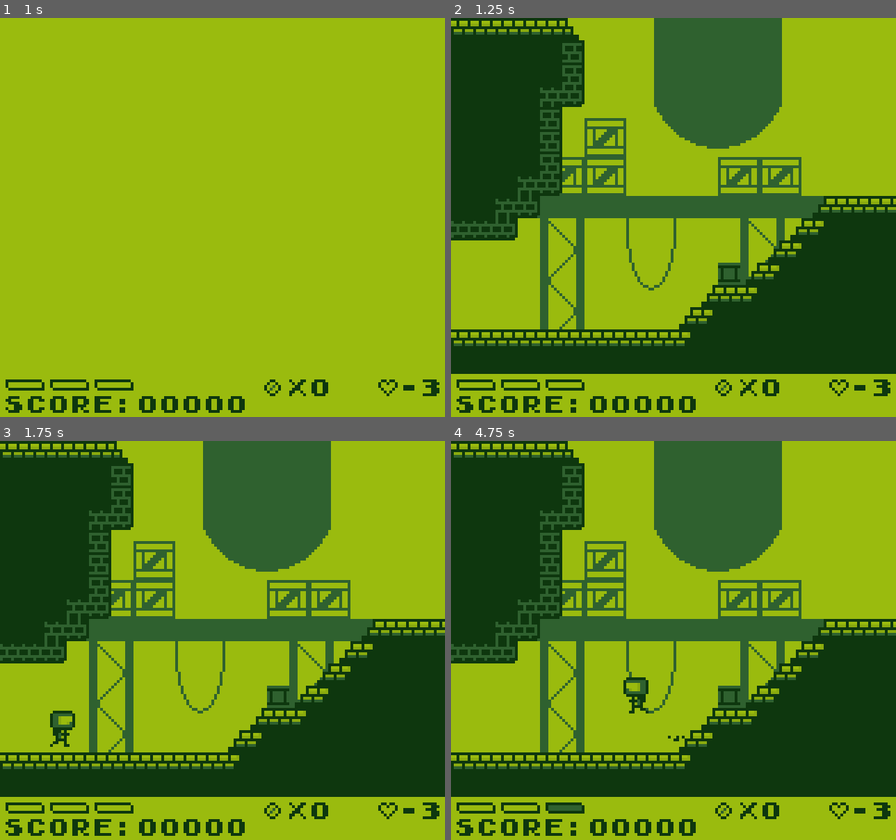
Above: before the commit, frames 1-4 (two rows, left to right).
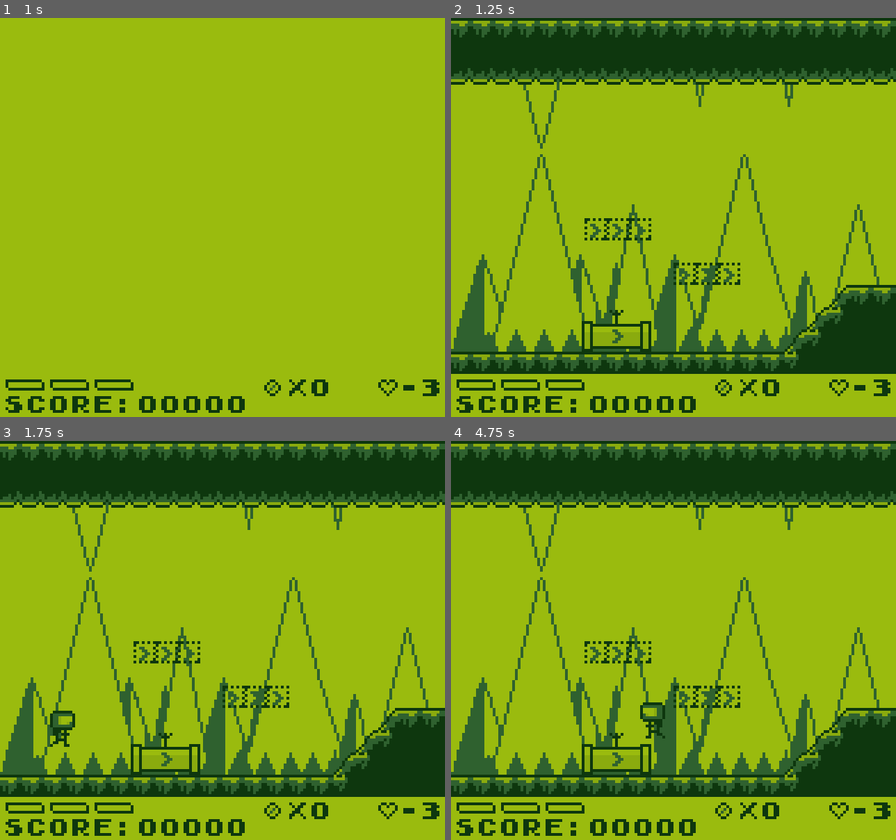
Above: after the commit, the same moments.

Repository: AlanRostem/TurboTrooper
Game: Godot game, scene res://scenes/main/Main.tscn
Two runs of this game, one before a commit and one after it. Both use one fixed random seed, a clock stepped at 60 frames per second and the inputs below. Sound files missing from this copy of the repository are replaced by a short silence.
Inputs:
- Up to frame 1 (1 s): tap Enter (pause) at 0.5 s; hold D (move_right) from 0.53 s (still down); tap S (aim_down) at 0.6 s; tap Space (jump) at 0.77 s
- Up to frame 2 (1.25 s): keep holding D (move_right)
- Up to frame 3 (1.75 s): keep holding D (move_right); tap W (aim_up) at 1.35 s; tap Space (jump) at 1.52 s
- Up to frame 4 (4.75 s): release D (move_right) at 2.03 s; hold A (move_left) 2.03-2.78 s; tap K (fire) at 2.1 s; hold D (move_right) 2.78-4.28 s; tap E (select) at 2.85 s; tap Space (jump) at 3.02, 3.77, 4.52 s; tap S (aim_down) at 3.6 s; hold A (move_left) from 4.28 s (still down); tap W (aim_up) at 4.35 s

Frame 1 is identical in both runs. In frame 2, 50% of the frame differs, in the area x 0-100%, y 0-89%; in frame 3, 50%; in frame 4, 50%, in the area x 0-100%, y 0-93%.

Commit message:
speedblock change

Diff:
--- a/project/scenes/game/level/levels/FactoryLevelTest.tscn
+++ b/project/scenes/game/level/levels/FactoryLevelTest.tscn
@@ -43,16 +43,10 @@
 [node name="MovingSpikeHazard" parent="GameWorld/EntityPool" index="1" instance=ExtResource( 4 )]
 position = Vector2( 432, 40 )
 
-[node name="ArrowSprite" parent="GameWorld/EscapeArea" index="2"]
-frame = 0
-
 [node name="SecretEscapePoint" parent="GameWorld" index="7"]
 position = Vector2( 744, 120 )
 
-[node name="ArrowSprite" parent="GameWorld/SecretEscapePoint" index="1"]
-frame = 1
-
-[node name="CheckPoint" parent="." index="6"]
+[node name="CheckPoint" parent="." index="2"]
 position = Vector2( 536, 104 )
 
 [editable path="GameWorld"]
--- a/project/scenes/game/level/levels/FirstLevel.tscn
+++ b/project/scenes/game/level/levels/FirstLevel.tscn
@@ -1,8 +1,7 @@
-[gd_scene load_steps=8 format=2]
+[gd_scene load_steps=7 format=2]
 
 [ext_resource path="res://scenes/game/world/environment/LaunchPad.tscn" type="PackedScene" id=1]
 [ext_resource path="res://scenes/game/level/level_types/BombLevel.tscn" type="PackedScene" id=2]
-[ext_resource path="res://scenes/game/world/structure/destructible/Crate.tscn" type="PackedScene" id=3]
 [ext_resource path="res://scenes/game/world/entity/entities/enemy/boom_crawler/BoomCrawler.tscn" type="PackedScene" id=4]
 [ext_resource path="res://scenes/game/world/structure/speed_pipe/SpeedPipeArea.tscn" type="PackedScene" id=5]
 [ext_resource path="res://scenes/game/world/structure/speed_pipe/SpeedBlock.tscn" type="PackedScene" id=6]
@@ -22,41 +21,29 @@
 position = Vector2( 192, 160 )
 shape = SubResource( 1 )
 
-[node name="Crate" parent="GameWorld/Geometry" index="3" instance=ExtResource( 3 )]
-position = Vector2( 52, 116 )
-
-[node name="Crate2" parent="GameWorld/Geometry" index="4" instance=ExtResource( 3 )]
-position = Vector2( 60, 116 )
-
-[node name="Crate3" parent="GameWorld/Geometry" index="5" instance=ExtResource( 3 )]
-position = Vector2( 68, 116 )
-
-[node name="Crate4" parent="GameWorld/Geometry" index="6" instance=ExtResource( 3 )]
-position = Vector2( 76, 116 )
-
-[node name="LaunchPad" parent="GameWorld/Geometry" index="7" instance=ExtResource( 1 )]
+[node name="LaunchPad" parent="GameWorld/Geometry" index="3" instance=ExtResource( 1 )]
 position = Vector2( 240, 112 )
 
-[node name="SpeedPipeArea" parent="GameWorld/Geometry" index="8" instance=ExtResource( 5 )]
-position = Vector2( 716, 112 )
+[node name="SpeedBlock" parent="GameWorld/Geometry" index="4" instance=ExtResource( 6 )]
+position = Vector2( 100, 92 )
 
-[node name="SpeedBlock" parent="GameWorld/Geometry/SpeedPipeArea" index="1" instance=ExtResource( 6 )]
-position = Vector2( 40, -20 )
+[node name="SpeedBlock2" parent="GameWorld/Geometry" index="5" instance=ExtResource( 6 )]
+position = Vector2( 92, 92 )
 
-[node name="SpeedBlock2" parent="GameWorld/Geometry/SpeedPipeArea" index="2" instance=ExtResource( 6 )]
-position = Vector2( 32, -20 )
+[node name="SpeedBlock3" parent="GameWorld/Geometry" index="6" instance=ExtResource( 6 )]
+position = Vector2( 84, 92 )
 
-[node name="SpeedBlock3" parent="GameWorld/Geometry/SpeedPipeArea" index="3" instance=ExtResource( 6 )]
-position = Vector2( 24, -20 )
+[node name="SpeedBlock4" parent="GameWorld/Geometry" index="7" instance=ExtResource( 6 )]
+position = Vector2( 52, 76 )
 
-[node name="SpeedBlock4" parent="GameWorld/Geometry/SpeedPipeArea" index="4" instance=ExtResource( 6 )]
-position = Vector2( -8, -36 )
+[node name="SpeedBlock5" parent="GameWorld/Geometry" index="8" instance=ExtResource( 6 )]
+position = Vector2( 60, 76 )
 
-[node name="SpeedBlock5" parent="GameWorld/Geometry/SpeedPipeArea" index="5" instance=ExtResource( 6 )]
-position = Vector2( 0, -36 )
+[node name="SpeedBlock6" parent="GameWorld/Geometry" index="9" instance=ExtResource( 6 )]
+position = Vector2( 68, 76 )
 
-[node name="SpeedBlock6" parent="GameWorld/Geometry/SpeedPipeArea" index="6" instance=ExtResource( 6 )]
-position = Vector2( 8, -36 )
+[node name="SpeedPipeArea" parent="GameWorld/Geometry" index="10" instance=ExtResource( 5 )]
+position = Vector2( 60, 112 )
 
 [node name="BoomCrawler" parent="GameWorld/EntityPool" index="1" instance=ExtResource( 4 )]
 position = Vector2( 560, 112 )
@@ -66,9 +53,11 @@
 
 [node name="ArrowSprite" parent="GameWorld/EscapeArea" index="2"]
 position = Vector2( 8, 40 )
-frame = 1
 
-[node name="CheckPoint" parent="." index="6"]
+[node name="ArrowSprite" parent="GameWorld/SecretEscapePoint" index="1"]
+frame = 0
+
+[node name="CheckPoint" parent="." index="2"]
 position = Vector2( 810, 108 )
 
 [editable path="GameWorld"]
--- a/project/scenes/game/level/levels/TestingBombLevel.tscn
+++ b/project/scenes/game/level/levels/TestingBombLevel.tscn
@@ -11,9 +11,6 @@
 extents = Vector2( 64, 8 )
 
 [node name="TestingBombLevel" instance=ExtResource( 1 )]
-
-[node name="IntroTimer" parent="." index="1"]
-wait_time = 0.2
 
 [node name="Sprite" parent="GameWorld/ParallaxBackground/ParallaxLayer" index="0"]
 texture = ExtResource( 11 )
@@ -77,10 +74,10 @@
 [node name="BoomCrawler2" parent="GameWorld/EntityPool" index="13" instance=ExtResource( 8 )]
 position = Vector2( 868, 96 )
 
-[node name="ArrowSprite" parent="GameWorld/EscapeArea" index="2"]
-frame = 1
+[node name="ArrowSprite" parent="GameWorld/SecretEscapePoint" index="1"]
+frame = 0
 
-[node name="CheckPoint" parent="." index="6"]
+[node name="CheckPoint" parent="." index="2"]
 position = Vector2( 1036, 90 )
 
 [editable path="GameWorld"]
--- a/project/scenes/game/level/management/LevelList.tscn
+++ b/project/scenes/game/level/management/LevelList.tscn
@@ -13,11 +13,11 @@
 [node name="TrainingLevel" parent="." instance=ExtResource( 2 )]
 level_scene = ExtResource( 6 )
 
+[node name="FirstLevel" parent="." instance=ExtResource( 2 )]
+level_scene = ExtResource( 3 )
+
 [node name="FactoryLevelTest" parent="." instance=ExtResource( 2 )]
 level_scene = ExtResource( 5 )
 
 [node name="CaveTest" parent="." instance=ExtResource( 2 )]
 level_scene = ExtResource( 4 )
-
-[node name="FirstLevel" parent="." instance=ExtResource( 2 )]
-level_scene = ExtResource( 3 )
--- a/project/scenes/game/world/structure/speed_pipe/SpeedBlock.gd
+++ b/project/scenes/game/world/structure/speed_pipe/SpeedBlock.gd
@@ -7,18 +7,11 @@
 
 var __alternate_visibility = false
 
-func _ready():
-	get_parent().connect("player_entered", self, "_on_player_entered")
-
 func _process(delta):
 	if __timer.time_left <= 0.2 * __timer.wait_time and __alternate_visibility:
 		visible = !visible
 	elif !visible:
 		visible = true
-
-func _on_player_entered():
-	set_activated(true)
-
 
 func set_activated(value):
 	__alternate_visibility = value
@@ -29,6 +22,5 @@
 	else:
 		__sprite.animation = "off"
 
-
 func _on_Timer_timeout():
 	set_activated(false)
--- a/project/scenes/game/world/structure/speed_pipe/SpeedBlock.tscn
+++ b/project/scenes/game/world/structure/speed_pipe/SpeedBlock.tscn
@@ -3,41 +3,44 @@
 [ext_resource path="res://assets/sprites/prop/speed_block.png" type="Texture" id=1]
 [ext_resource path="res://scenes/game/world/structure/speed_pipe/SpeedBlock.gd" type="Script" id=2]
 
+[sub_resource type="AtlasTexture" id=1]
+atlas = ExtResource( 1 )
+region = Rect2( 8, 0, 8, 8 )
+
 [sub_resource type="AtlasTexture" id=2]
 atlas = ExtResource( 1 )
 region = Rect2( 0, 0, 8, 8 )
 
-[sub_resource type="AtlasTexture" id=3]
-atlas = ExtResource( 1 )
-region = Rect2( 8, 0, 8, 8 )
-
-[sub_resource type="SpriteFrames" id=4]
+[sub_resource type="SpriteFrames" id=3]
 animations = [ {
+"frames": [ SubResource( 1 ) ],
+"loop": true,
+"name": "on",
+"speed": 5.0
+}, {
 "frames": [ SubResource( 2 ) ],
 "loop": true,
 "name": "off",
 "speed": 5.0
-}, {
-"frames": [ SubResource( 3 ) ],
-"loop": true,
-"name": "on",
-"speed": 5.0
 } ]
 
-[sub_resource type="RectangleShape2D" id=1]
+[sub_resource type="RectangleShape2D" id=4]
 extents = Vector2( 4, 4 )
 
-[node name="SpeedBlock" type="StaticBody2D"]
+[node name="SpeedBlock" type="StaticBody2D" groups=[
+"speed_block",
+]]
 collision_mask = 0
 script = ExtResource( 2 )
 
 [node name="AnimatedSprite" type="AnimatedSprite" parent="."]
-frames = SubResource( 4 )
+frames = SubResource( 3 )
 animation = "off"
 
 [node name="CollisionShape2D" type="CollisionShape2D" parent="."]
-shape = SubResource( 1 )
+shape = SubResource( 4 )
 disabled = true
+one_way_collision = true
 
 [node name="Timer" type="Timer" parent="."]
 wait_time = 5.0
--- a/project/scenes/game/world/structure/speed_pipe/SpeedPipeArea.gd
+++ b/project/scenes/game/world/structure/speed_pipe/SpeedPipeArea.gd
@@ -1,11 +1,13 @@
 extends Node2D
-
-signal player_entered()
 
 func _on_PlayerDetectionArea_body_entered(player):
 	player.visible = false
 	if player.state_machine.get_current_state() == "PlayerSlideState":
-		emit_signal("player_entered")
+		activate_all_speed_blocks()
+
+func activate_all_speed_blocks():
+	for block in get_tree().get_nodes_in_group("speed_block"):
+		block.set_activated(true)
 
 func _on_PlayerDetectionArea_body_exited(player):
 	player.visible = true
